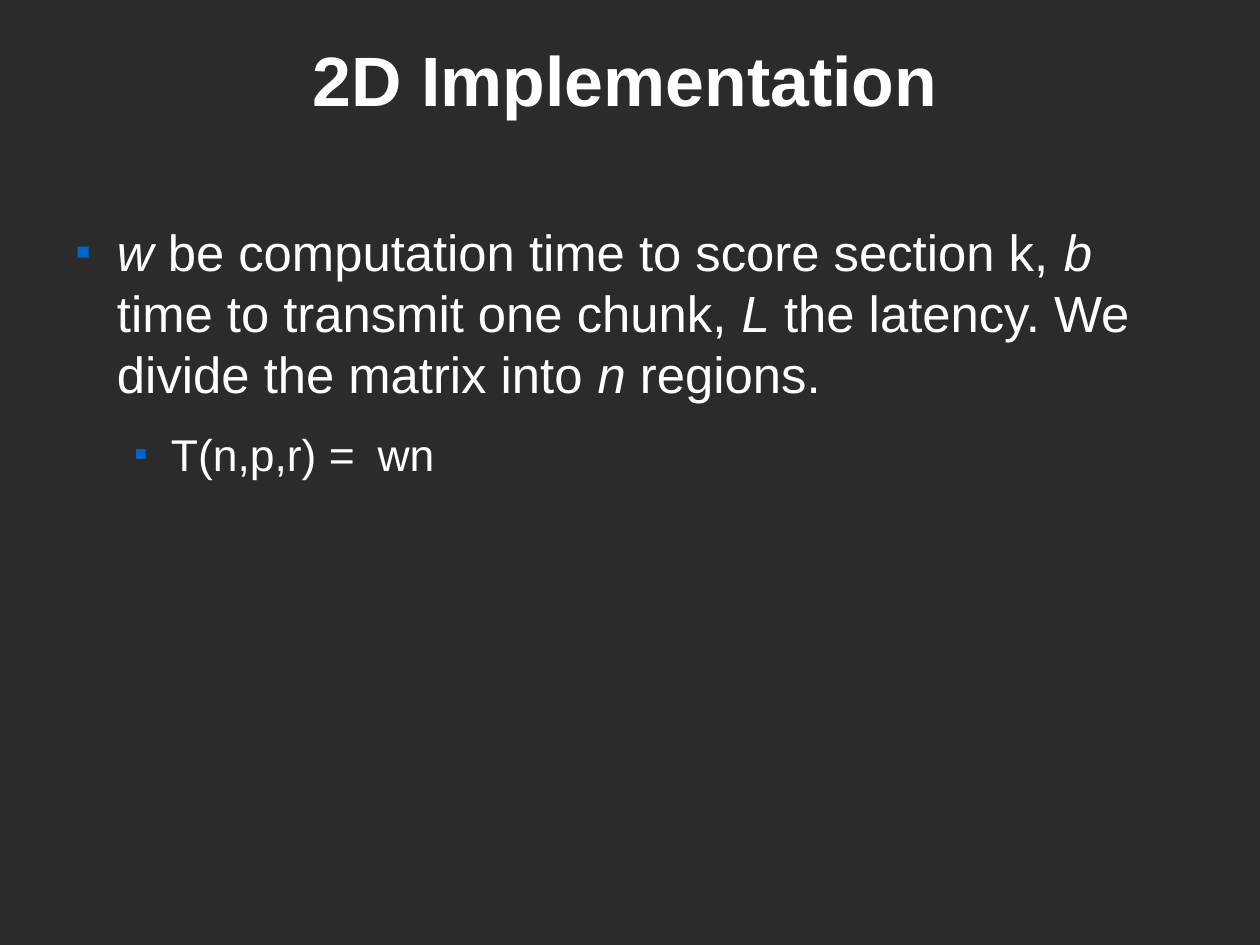
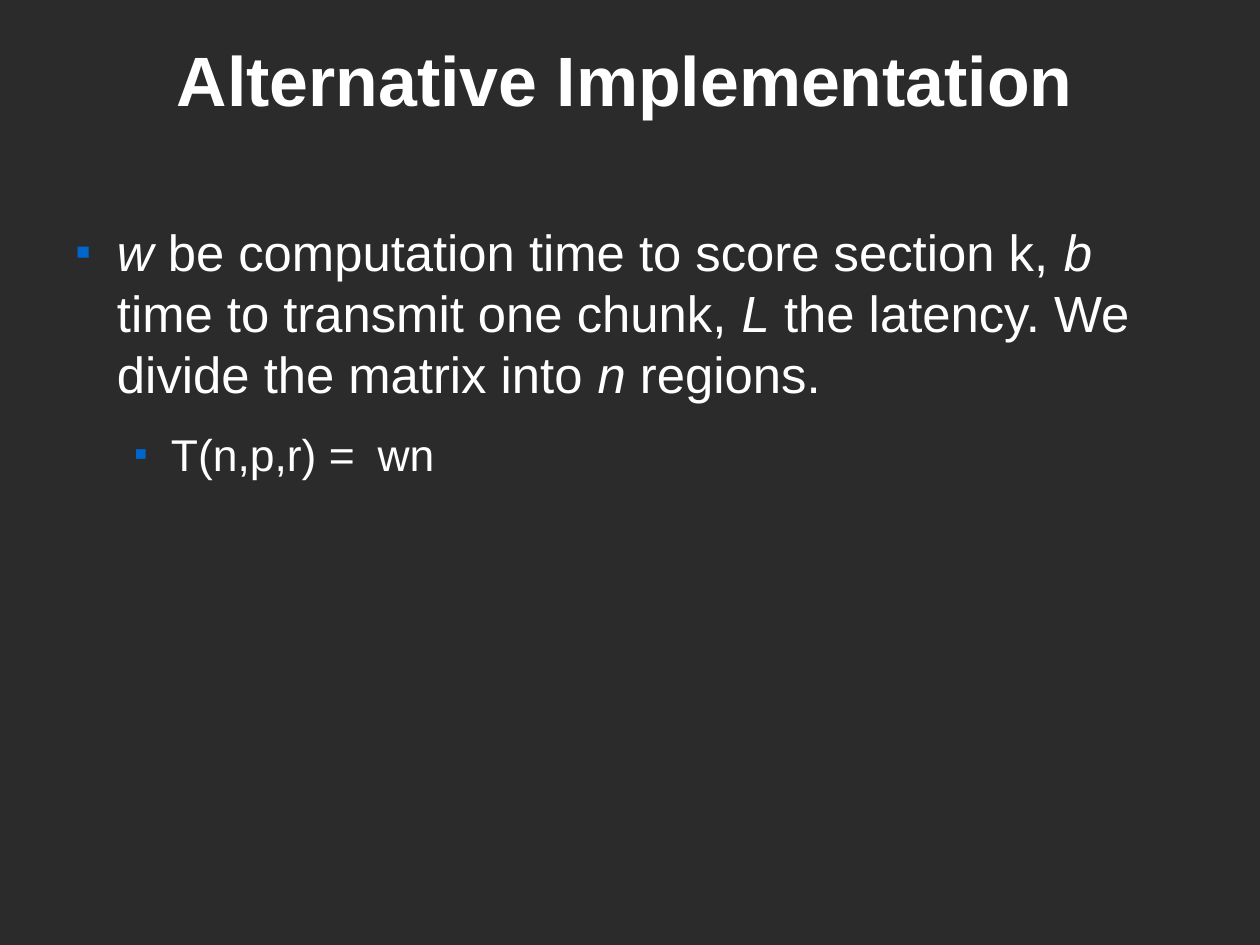
Before and after one commit to kenglishhi/ics632, a slide deck: slide 15 of smith-waterman/docs/ics-632-kenglish-final-presentation.odp. Drawn at 1260x945 pixels with LibreOffice and Linux fonts; fonts in the diff are those of the drawing; background and template pictures are left out; a plain dark background stands for a picture behind light text. Boxes give left, top, right and bottom in pixels: in the first picture for what was removed or moved away, otherwise in the second. Text is boxed around its words. In the diff, an @@ line names an element or a change of style, - is before the commit and + after.

```diff
--- a/smith-waterman/docs/ics-632-kenglish-final-presentation.odp
+++ b/smith-waterman/docs/ics-632-kenglish-final-presentation.odp
@@ title at bbox=[177, 55, 1073, 120]: text changed @@
-2D Implementation
+Alternative Implementation
```
Also in this commit, not shown: 1 other slide changed.
